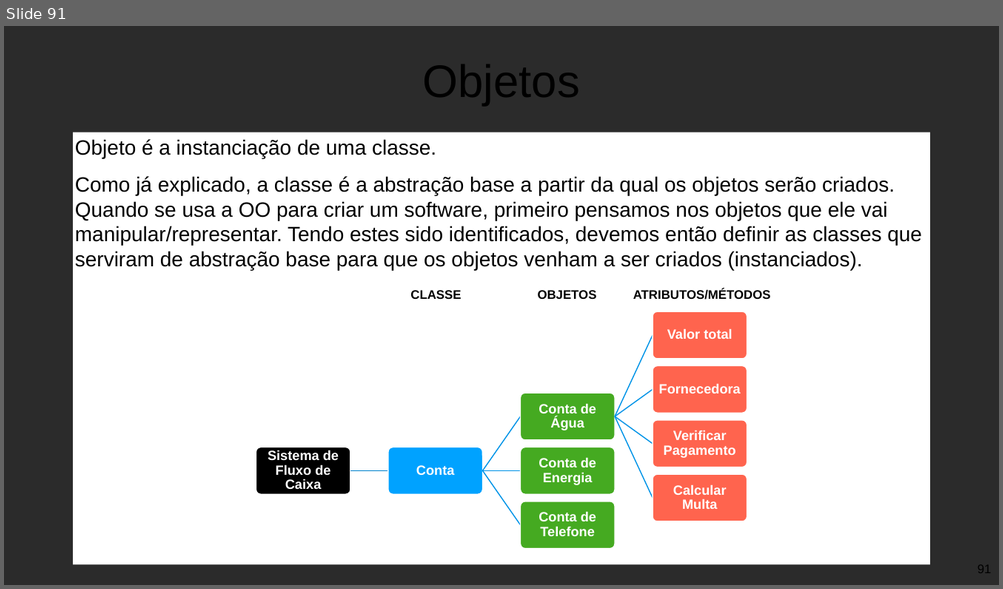
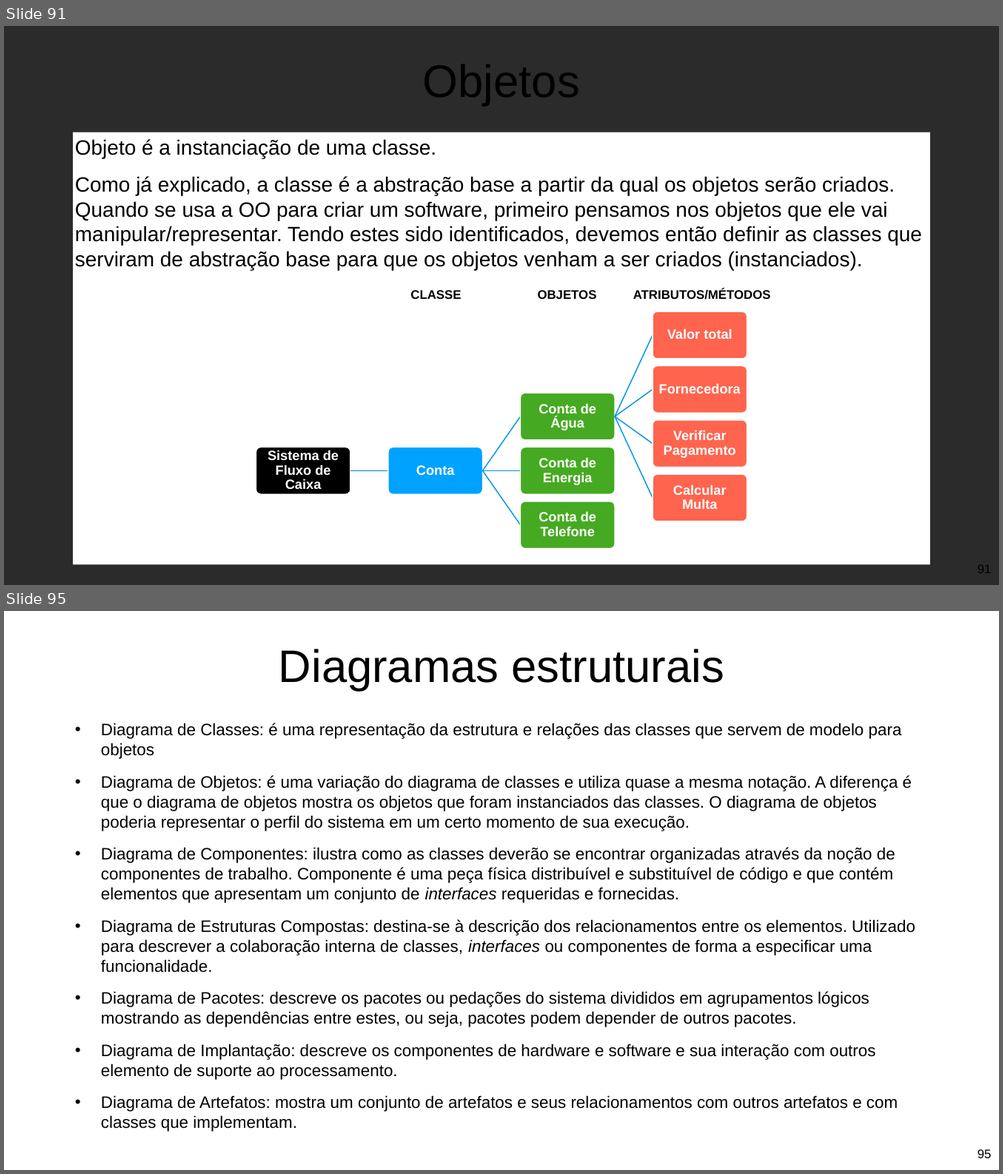
Before and after one commit to Pedrorocha13/2021.1-progoo, a slide deck: materiais/slides.pptx. Shown one above the other, each under a label of ours: slide 91 before the commit, slides 91 and 95 after it; the slides between them are not shown. The pictures are 1003x589 and 1003x1174 pixels, drawn with LibreOffice and Linux fonts; fonts in the diff are those of the drawing; background and template pictures are left out; a plain dark background stands for a picture behind light text. Boxes give left, top, right and bottom in pixels: in the first picture for what was removed or moved away, otherwise in the second. Text is boxed around its words. In the diff, an @@ line names an element or a change of style, - is before the commit and + after.

```diff
--- a/materiais/slides.pptx
+++ b/materiais/slides.pptx
@@ slide 95 added at (x1=4, y1=611, x2=999, y2=1170), background picture (left out) @@
@@ title added at (x1=279, y1=649, x2=724, y2=691), 88 pt, text #000000 @@
+Diagramas estruturais
@@ text added at (x1=101, y1=723, x2=915, y2=1132), 32 pt, text #000000 @@
+  • Diagrama de Classes: é uma representação da estrutura e relações das classes que servem de modelo para objetos
+  • Diagrama de Objetos: é uma variação do diagrama de classes e utiliza quase a mesma notação. A diferença é que o diagrama de objetos mostra os objetos que foram instanciados das classes. O diagrama de objetos poderia representar o perfil do sistema em um certo momento de sua execução.
+  • Diagrama de Componentes: ilustra como as classes deverão se encontrar organizadas através da noção de componentes de trabalho. Componente é uma peça física distribuível e substituível de código e que contém elementos que apresentam um conjunto de interfaces requeridas e fornecidas.
+  • Diagrama de Estruturas Compostas: destina-se à descrição dos relacionamentos entre os elementos. Utilizado para descrever a colaboração interna de classes, interfaces ou componentes de forma a especificar uma funcionalidade.
+  • Diagrama de Pacotes: descreve os pacotes ou pedações do sistema divididos em agrupamentos lógicos mostrando as dependências entre estes, ou seja, pacotes podem depender de outros pacotes.
+  • Diagrama de Implantação: descreve os componentes de hardware e software e sua interação com outros elemento de suporte ao processamento.
+  • Diagrama de Artefatos: mostra um conjunto de artefatos e seus relacionamentos com outros artefatos e com classes que implementam.
@@ page number added at (x1=977, y1=1150, x2=991, y2=1159), 24 pt, text #000000 @@
+95
```
Also in this commit, not shown: 2 slides changed, 20 other slides added, 1 other file.
